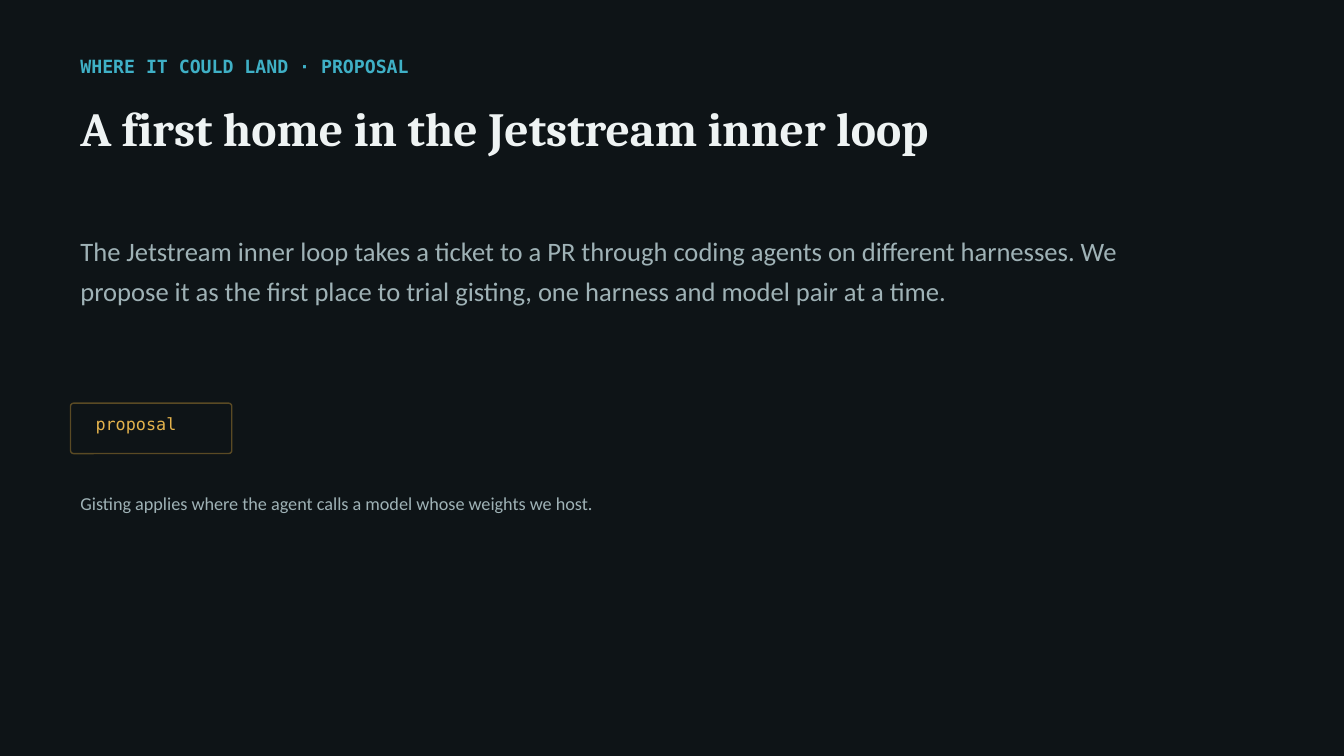
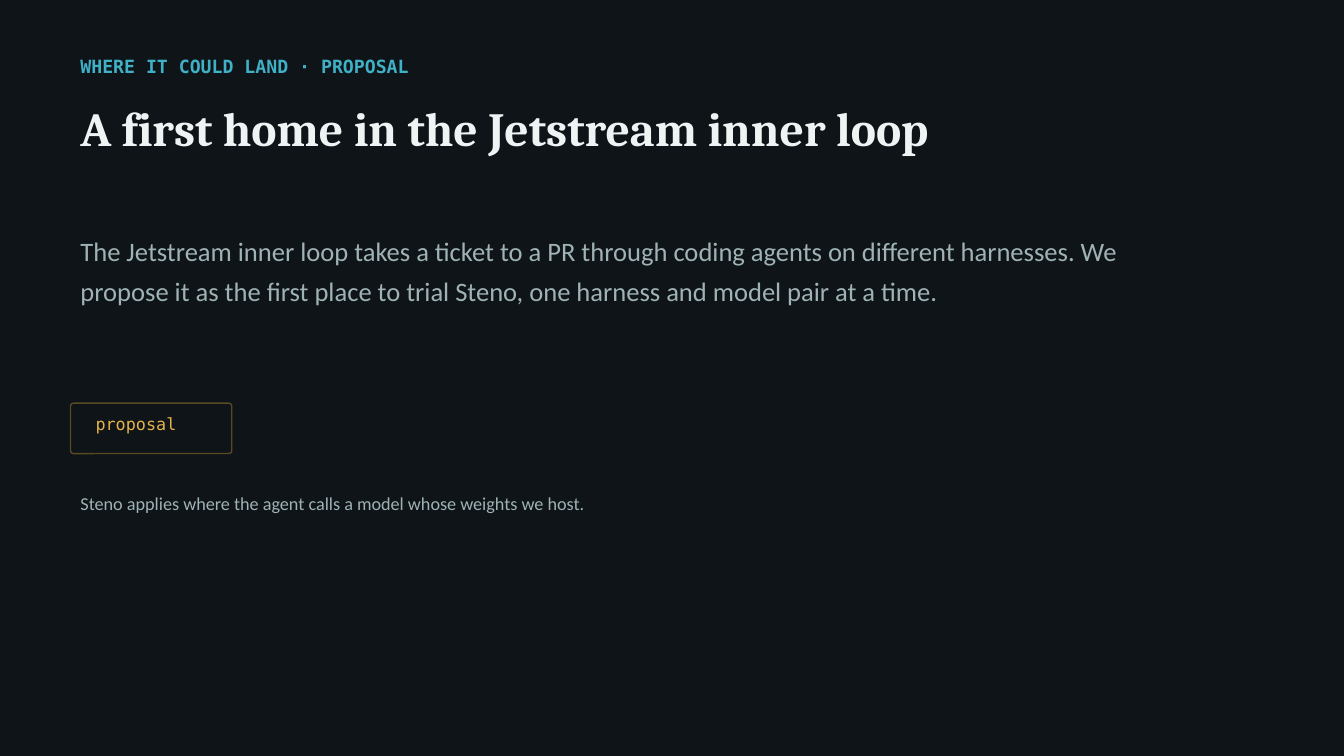
Before and after one commit to arunmenon/gisting-coding-agent, a slide deck: slide 8 of Gisting-CTO-deck.pptx. Drawn at 1344x756 pixels with LibreOffice and Linux fonts; fonts in the diff are those of the drawing. Boxes give left, top, right and bottom in pixels: in the first picture for what was removed or moved away, otherwise in the second. Text is boxed around its words. In the diff, an @@ line names an element or a change of style, - is before the commit and + after.

```diff
--- a/Gisting-CTO-deck.pptx
+++ b/Gisting-CTO-deck.pptx
@@ text at [80,242,1117,306]: text changed @@
-The Jetstream inner loop takes a ticket to a PR through coding agents on different harnesses. We propose it as the first place to trial gisting, one harness and model pair at a time.
+The Jetstream inner loop takes a ticket to a PR through coding agents on different harnesses. We propose it as the first place to trial Steno, one harness and model pair at a time.
@@ text at [80,497,585,513]: text changed @@
-Gisting applies where the agent calls a model whose weights we host.
+Steno applies where the agent calls a model whose weights we host.
```
Also in this commit, not shown: 10 other slides changed, 4 other files.
